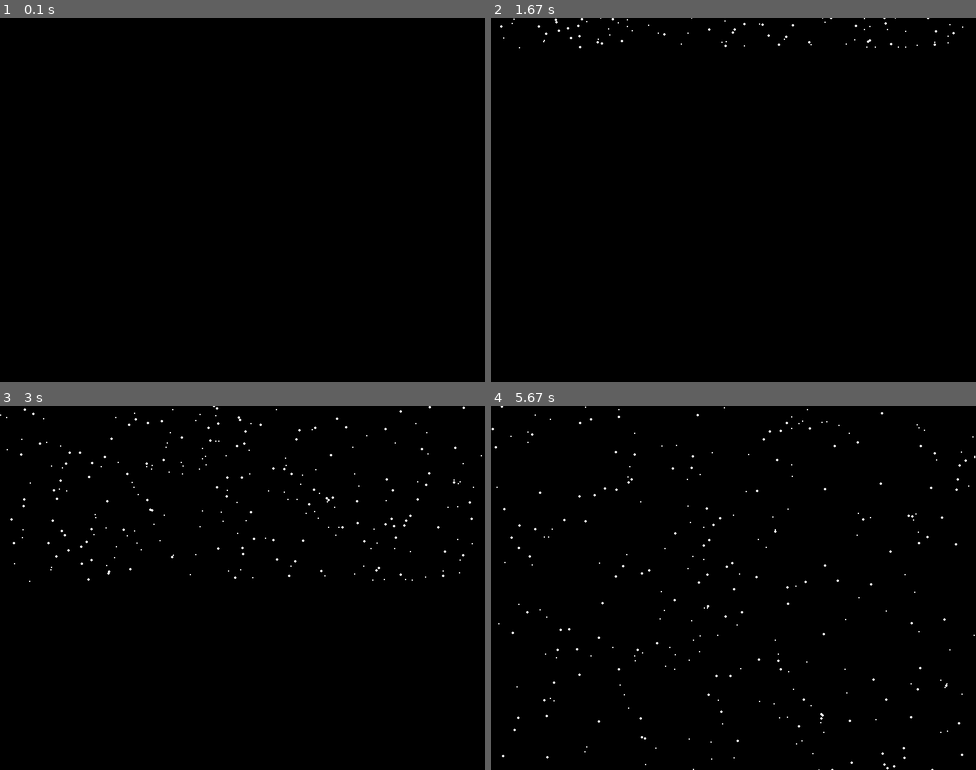
Above: before the commit, frames 1-4 (two rows, left to right).
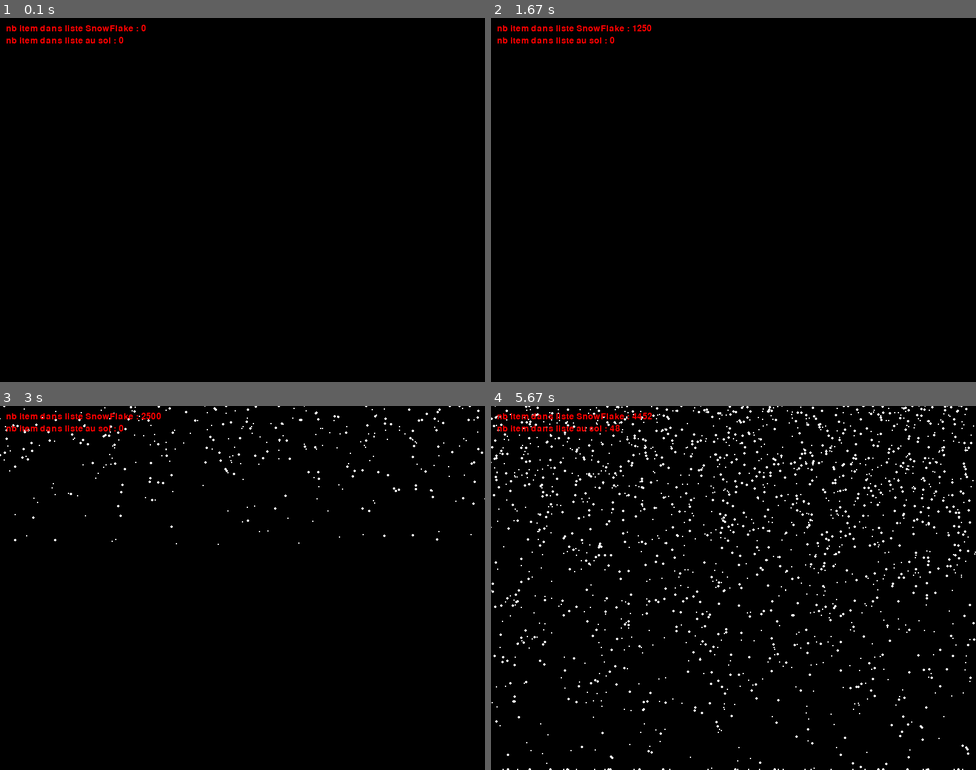
Above: after the commit, the same moments.

Repository: Kuza83/Snow_flake_pygame
Game: pygame game, started from main.py
The game is run twice, just before and just after one commit, with the same random seed, the same clock (stepped at 60 frames per second) and the same inputs.
Inputs:
- Up to frame 1 (0.1 s): no input
- Up to frame 2 (1.67 s): tap Space at 0.33, 0.73, 1.03, 1.23, 1.57 s
- Up to frame 3 (3 s): tap Space at 1.87, 2.07, 2.37, 2.63, 2.97 s
- Up to frame 4 (5.67 s): tap Space at 3.27, 3.4, 3.8, 4.1, 4.47, 4.87, 5.17, 5.37 s

The runs differ from the first frame. In frame 1, 0.4% of the frame differs, in the area x 1-31%, y 1-7%; in frame 2, 0.6%; in frame 3, 1.4%; in frame 4, 3.9%, in the area x 0-100%, y 0-100%.

Commit message:
collision don't work

Diff:
--- a/flocon.py
+++ b/flocon.py
@@ -3,32 +3,25 @@
 import globals
 
 
-def create_List(liste, nb):
-    for i in range(nb):
-        x = random.randint(0, globals.screen_width)
-        y = -250
-        speed = random.uniform(0.5, 3)
-        size = random.uniform(0.5, 3)
-        liste.append(Flocon(x, y, speed, size))
-
-
-def update(liste, posy):
-    for i in liste:
-        i.y += i.speed
-        i.x += random.uniform(0, 1)
-        i.x -= random.uniform(0, 1)
-        pygame.draw.circle(globals.screen, globals.WHITE, (i.x, i.y), i.size)
-        i.state = "falling"
-        if i.y > globals.screen_height:
-            i.y = globals.screen_height
-            i.state = "on_ground"
-            #i.y = posy
-
-
-class Flocon:
+class Flocon(pygame.sprite.Sprite):
     def __init__(self, x, y, speed, size):
+        pygame.sprite.Sprite.__init__(self)
         self.x = x
         self.y = y
+        self.centerx = (self.x, self.y)
         self.speed = speed
         self.size = size
+        self.rect = self.size
         self.state = ""
+
+    def updateSnow(self):
+        self.y += self.speed
+        self.x += random.uniform(0, 1)
+        self.x -= random.uniform(0, 1)
+        self.state = "falling"
+        if self.y > globals.screen_height - 1:
+            self.y = globals.screen_height - 1
+            self.state = "on_ground"
+
+    def draw(self):
+        pygame.draw.circle(globals.screen, globals.WHITE, (self.x, self.y), self.size)
--- a/globals.py
+++ b/globals.py
@@ -1,9 +1,32 @@
+import flocon
 import pygame
+import random
 
 BLACK = (0, 0, 0)
+
+RED = (255, 0, 0)
 
 WHITE = (255, 255, 255)
 
 screen_width, screen_height = 800, 600
 
 screen = pygame.display.set_mode((screen_width, screen_height))
+
+pygame.font.init()
+font = pygame.font.Font(pygame.font.get_default_font(), 14)
+
+
+def drawtext(t, x, y):
+    text = font.render(t, True, RED)
+    text_rect = text.get_rect()
+    text_rect.topleft = (x, y)
+    screen.blit(text, text_rect)
+
+
+def create_List(liste, nb):
+    for i in range(nb):
+        x = random.randint(0, screen_width)
+        y = -250
+        speed = random.uniform(0.5, 3)
+        size = random.uniform(0.5, 3)
+        liste.append(flocon.Flocon(x, y, speed, size))
--- a/main.py
+++ b/main.py
@@ -2,6 +2,7 @@
 import pygame
 import flocon
 import globals
+
 
 pygame.init()
 
@@ -10,11 +11,10 @@
 bg_color = globals.BLACK
 
 listSnowFlake = []
-listSnowFlake2 = []
 
-flocon.create_List(listSnowFlake, 250)
+listSnowOnGround = []
 
-flocon.create_List(listSnowFlake2, 250)
+groupSprite = pygame.sprite.Group()
 
 running = True
 
@@ -26,13 +26,28 @@
         if event.type == pygame.KEYDOWN:
             if event.key == pygame.K_ESCAPE:
                 running = False
+            if event.key == pygame.K_SPACE:
+                globals.create_List(listSnowFlake, 250)
 
     globals.screen.fill(globals.BLACK)
 
-    flocon.update(listSnowFlake, -100)
-    flocon.update(listSnowFlake2, 0)
+    for i in listSnowFlake:
+        i.updateSnow()
+        if i.state == "on_ground":
+            listSnowFlake.remove(i)
+            listSnowOnGround.append(i)
+        i.draw()
 
-    print(listSnowFlake[0].state)
+    for i in listSnowOnGround:
+        i.draw()
+
+    # for i in listSnowFlake:
+    #     for g in listSnowOnGround:
+    #         if pygame.sprite.collide_circle(i.rect, g.rect):
+    #             print("COLLISION !!! ")
+
+    globals.drawtext("nb item dans liste SnowFlake : " + str(len(listSnowFlake)), 10, 10)
+    globals.drawtext("nb item dans liste au sol : " + str(len(listSnowOnGround)), 10, 30)
 
     pygame.display.flip()
 
